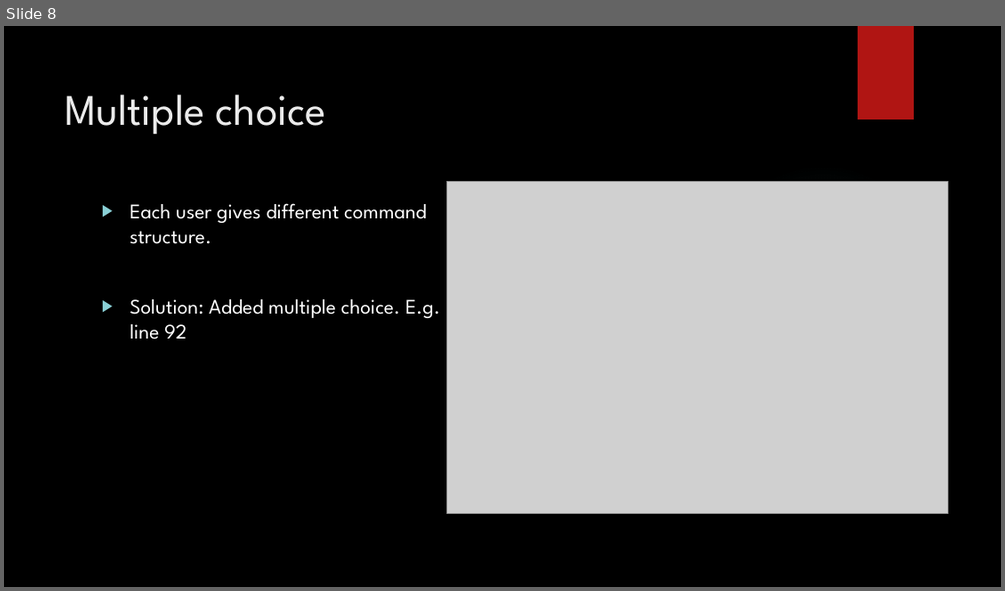
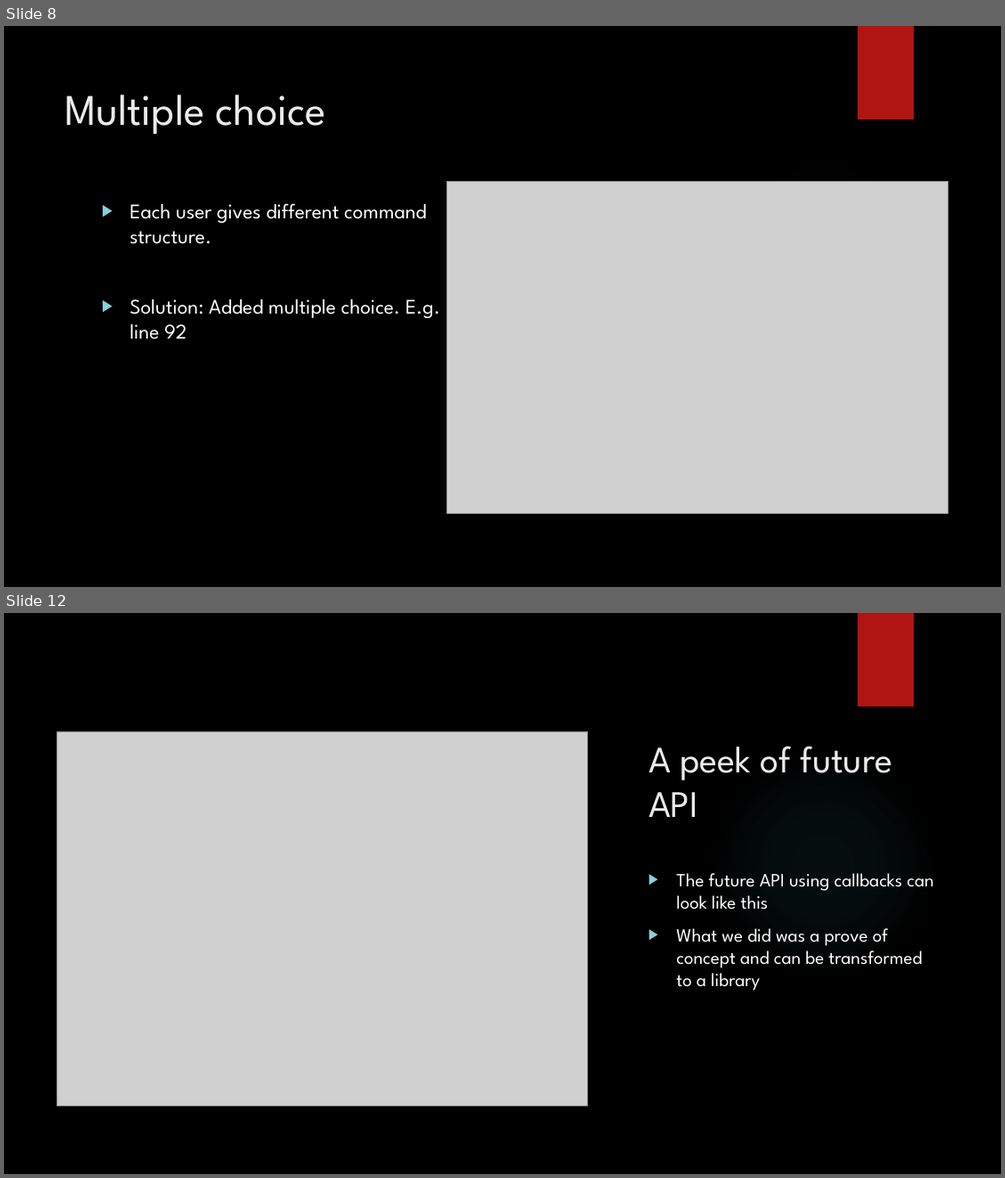
Before and after one commit to ChristinaDarstbanian/ChristinaDarstbanian, a slide deck: Hackathon Shadi Christina.pptx. Shown one above the other, each under a label of ours: slide 8 before the commit, slides 8 and 12 after it; the slides between them are not shown. The pictures are 1005x591 and 1005x1178 pixels, drawn with LibreOffice and Linux fonts; fonts in the diff are those of the drawing; grey boxes stand for pictures; background and template pictures are left out. Boxes give left, top, right and bottom in pixels: in the first picture for what was removed or moved away, otherwise in the second. Text is boxed around its words. In the diff, an @@ line names an element or a change of style, - is before the commit and + after.

```diff
--- a/Hackathon Shadi Christina.pptx
+++ b/Hackathon Shadi Christina.pptx
@@ slide 12 added at <box>4,613,1001,1174</box>, background picture (left out); not listed: 2 template elements that a slide beside it also shows @@
@@ picture added at <box>57,731,588,1105</box> @@
@@ title added at <box>648,746,892,817</box>, 36 pt, text #EBEBEB @@
+A peek of future API
@@ text added at <box>676,873,933,990</box>, 18 pt, text #FFFFFF @@
+▶ The future API using callbacks can look like this
+▶ What we did was a prove of concept and can be transformed to a library
```
Also in this commit, not shown: 5 slides changed, 3 other slides added, 1 slide removed, 9 other files.
